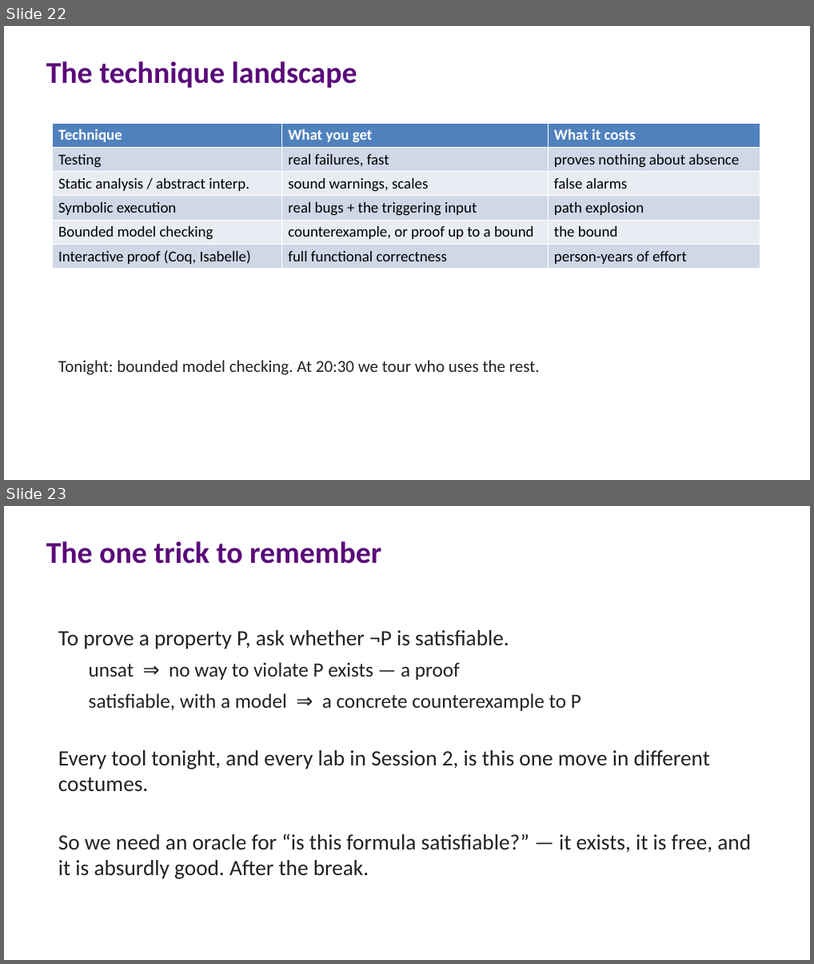
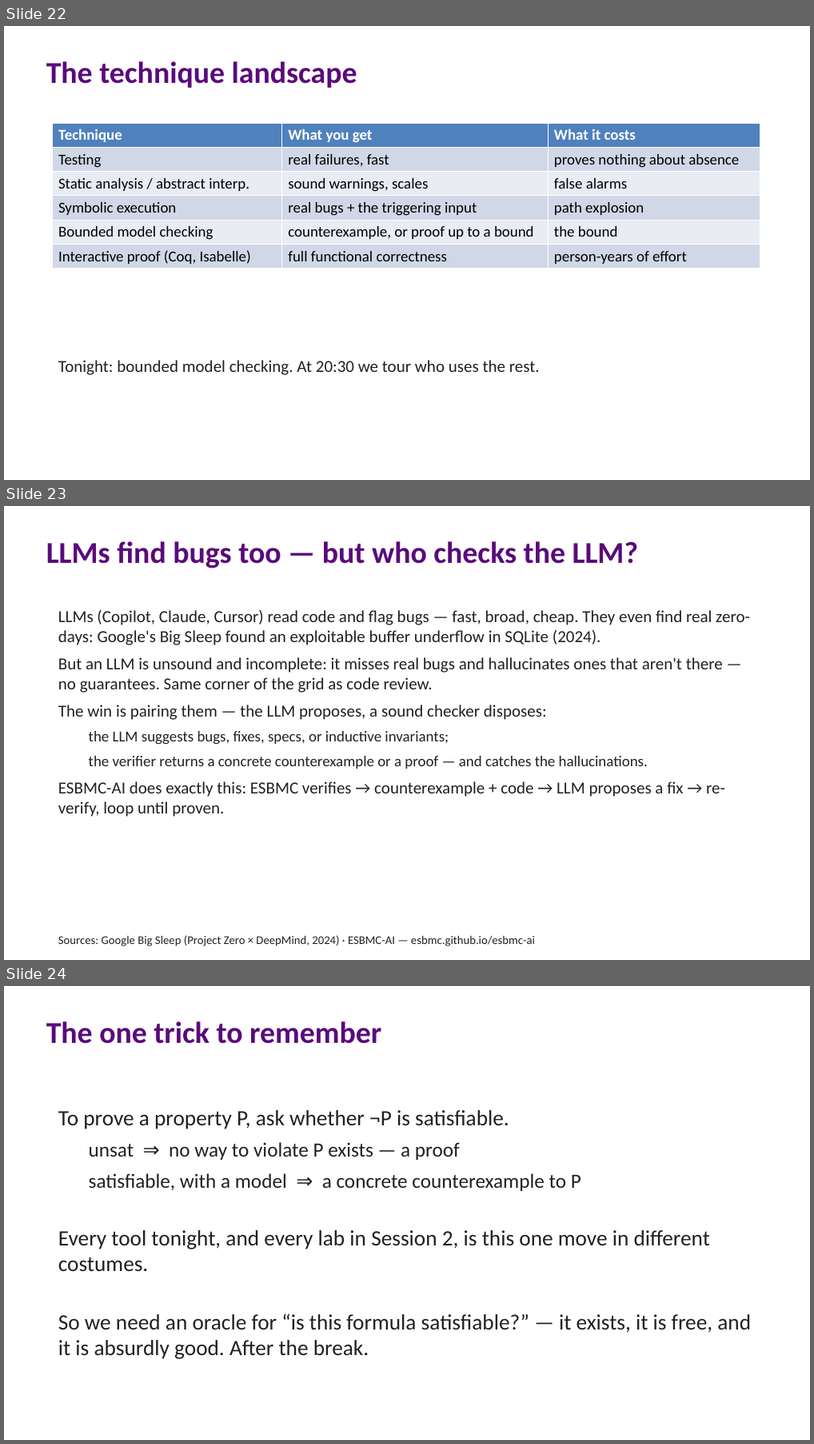
Before and after one commit to lucasccordeiro/unifei, a slide deck: slides/session1/01-session1-fundamentals.pptx. Shown one above the other, each under a label of ours: slides 22 and 23 before the commit, slides 22, 23 and 24 after it. The pictures are 814x964 and 814x1444 pixels, drawn with LibreOffice and Linux fonts; fonts in the diff are those of the drawing. Boxes give left, top, right and bottom in pixels: in the first picture for what was removed or moved away, otherwise in the second. Text is boxed around its words. In the diff, an @@ line names an element or a change of style, - is before the commit and + after.

```diff
--- a/slides/session1/01-session1-fundamentals.pptx
+++ b/slides/session1/01-session1-fundamentals.pptx
@@ slide 23 added at [4, 506, 810, 960], background #FFFFFF @@
@@ text added at [46, 541, 638, 568], 36 pt, text #5A0A7A, bold @@
+LLMs find bugs too — but who checks the LLM?
@@ text added at [58, 610, 750, 816], 20 pt, text #212121 @@
+LLMs (Copilot, Claude, Cursor) read code and flag bugs — fast, broad, cheap. They even find real zero-days: Google's Big Sleep found an exploitable buffer underflow in SQLite (2024).
+But an LLM is unsound and incomplete: it misses real bugs and hallucinates ones that aren't there — no guarantees. Same corner of the grid as code review.
+The win is pairing them — the LLM proposes, a sound checker disposes:
+  the LLM suggests bugs, fixes, specs, or inductive invariants;
+  the verifier returns a concrete counterexample or a proof — and catches the hallucinations.
+ESBMC-AI does exactly this: ESBMC verifies → counterexample + code → LLM proposes a fix → re-verify, loop until proven.
@@ text added at [58, 935, 535, 946], 14 pt, text #212121 @@
+Sources: Google Big Sleep (Project Zero × DeepMind, 2024) · ESBMC-AI — esbmc.github.io/esbmc-ai
@@ what was slide 23 is now slide 24 @@
```
Also in this commit, not shown: 3 other files.
